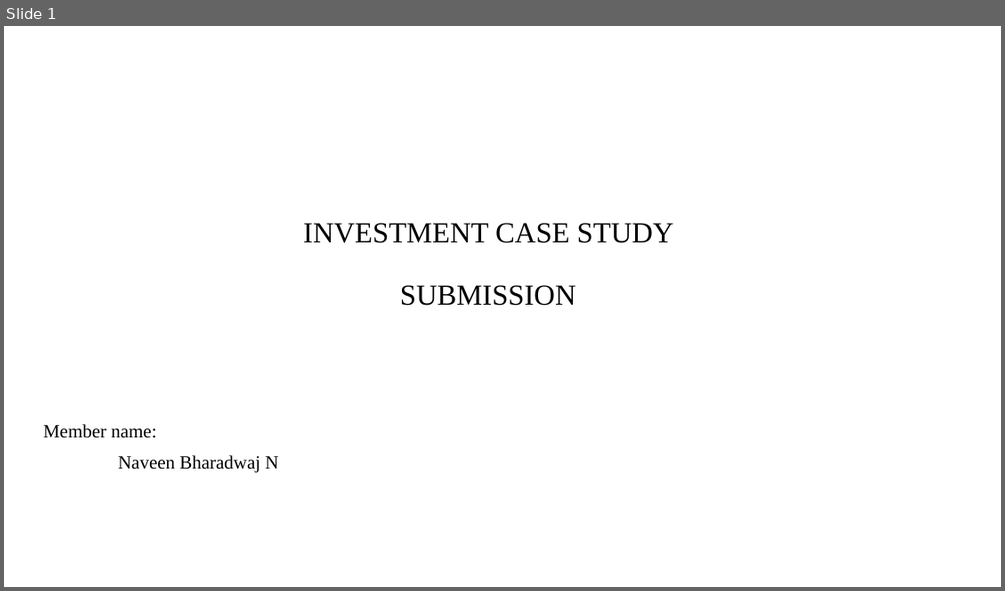
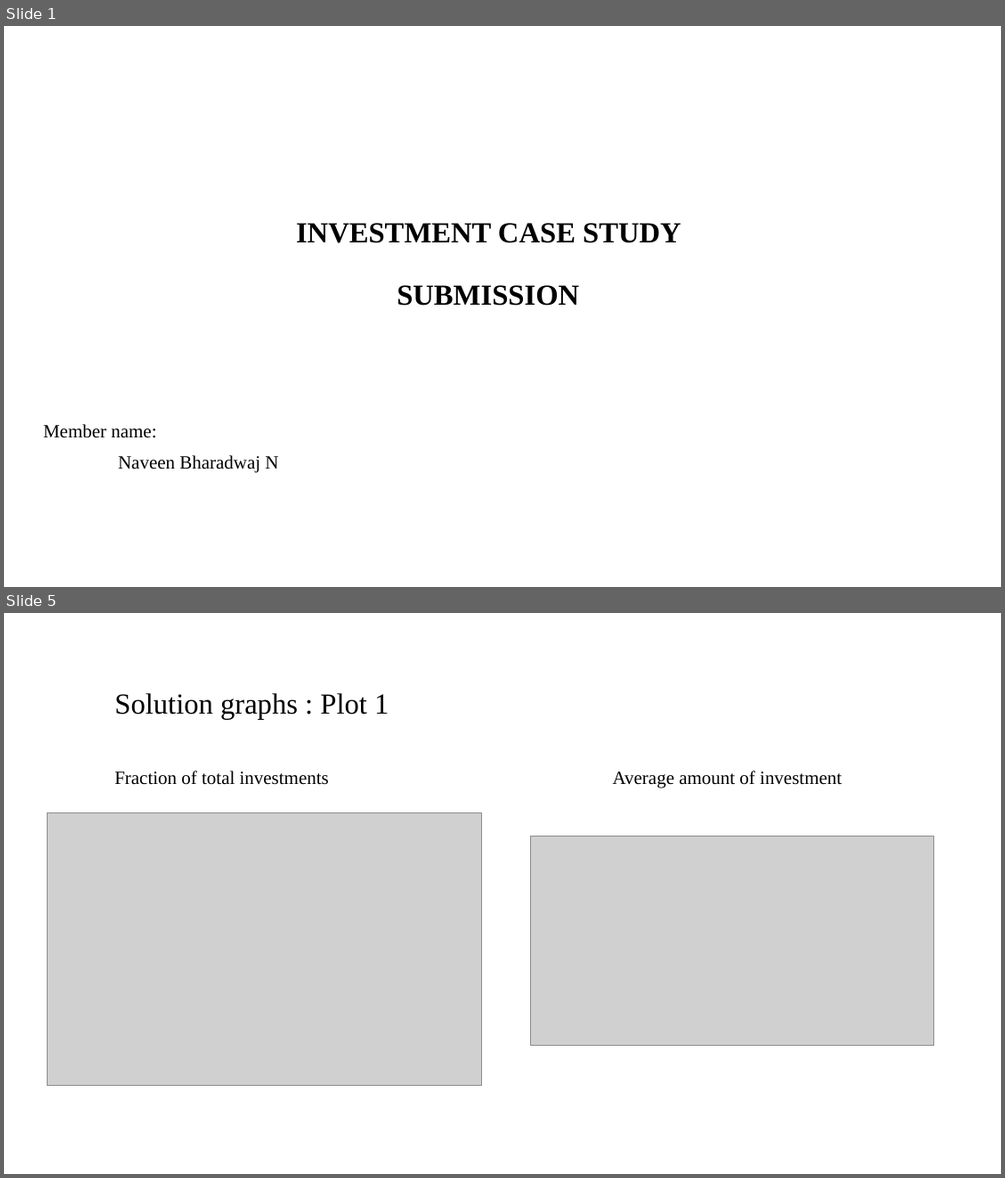
Before and after one commit to Nav33nn/investmentAnalysis, a slide deck: InvestmentAnalysis/results/Spark Funds Presentation.pptx. Shown one above the other, each under a label of ours: slide 1 before the commit, slides 1 and 5 after it; the slides between them are not shown. The pictures are 1005x591 and 1005x1178 pixels, drawn with LibreOffice and Linux fonts; fonts in the diff are those of the drawing; grey boxes stand for pictures; background and template pictures are left out. Boxes give left, top, right and bottom in pixels: in the first picture for what was removed or moved away, otherwise in the second. Text is boxed around its words. In the diff, an @@ line names an element or a change of style, - is before the commit and + after.

Commit message:
Case study - Investment Analysis Complete

```diff
--- a/InvestmentAnalysis/results/Spark Funds Presentation.pptx
+++ b/InvestmentAnalysis/results/Spark Funds Presentation.pptx
@@ slide 5 added at [4,613,1001,1174], background #FFFFFF @@
@@ title added at [114,693,388,719], 28 pt, text #000000 @@
+Solution graphs : Plot 1
@@ text added at [114,771,841,788], 18 pt, text #000000 @@
+Fraction of total investments Average amount of investment
@@ picture added at [48,812,481,1085] @@
@@ picture added at [531,835,934,1046] @@
@@ slide 1 changed as well @@
@@ title "INVESTMENT CASE STUDY SUBMISSION" at [296,223,681,305]: bold on @@
```
Also in this commit, not shown: 5 other slides added, 9 slides removed, 5 other files.
